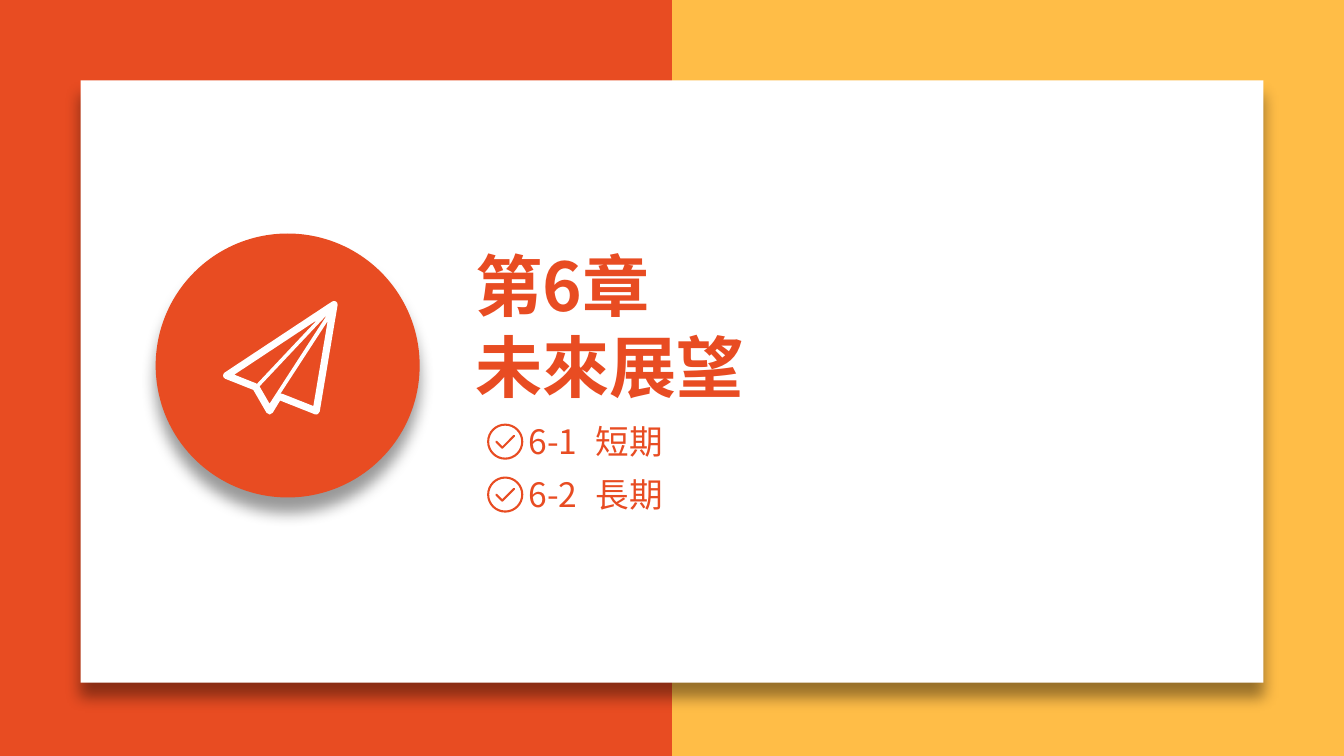
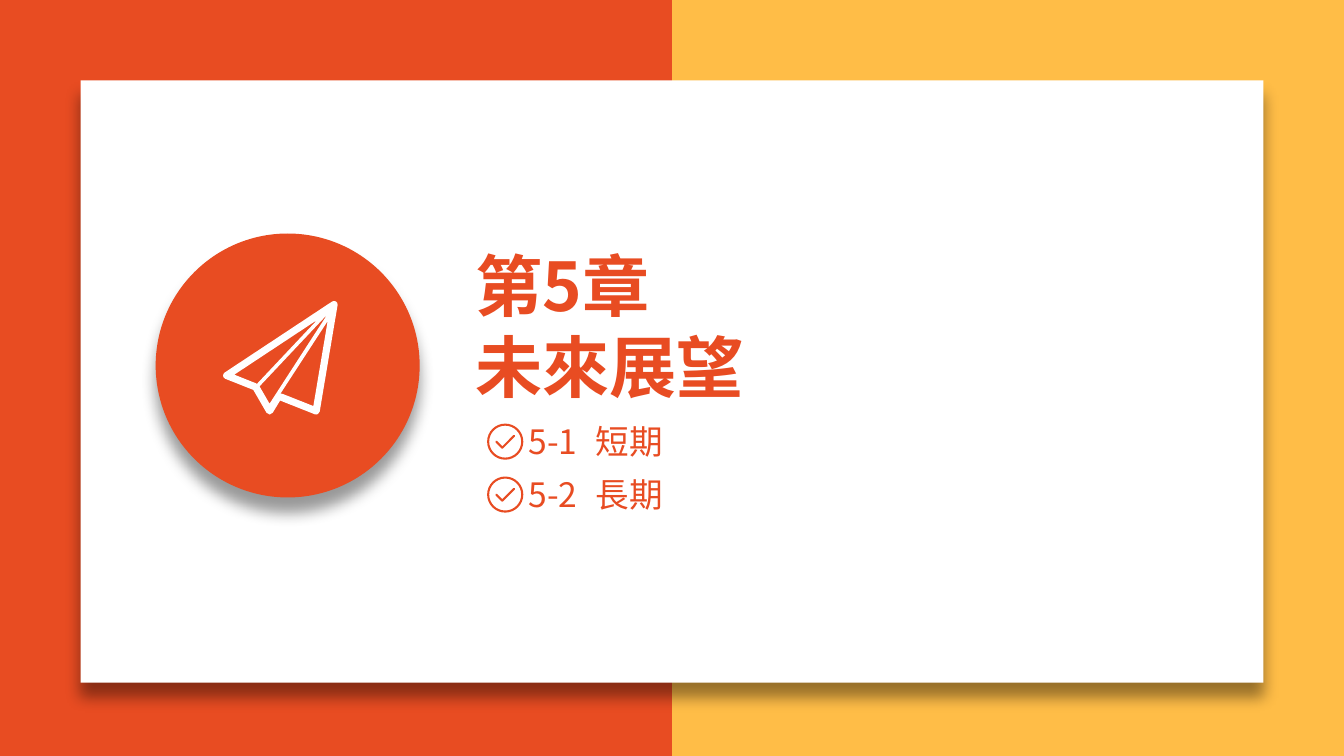
Before and after one commit to N1066442/board-game, a slide deck: slide 22 of 第109408組-AOWU桌遊GO-ppt.pptx (slide 18 before the commit). Drawn at 1344x756 pixels with LibreOffice and Linux fonts; fonts in the diff are those of the drawing. Boxes give left, top, right and bottom in pixels: in the first picture for what was removed or moved away, otherwise in the second. Text is boxed around its words. In the diff, an @@ line names an element or a change of style, - is before the commit and + after.

```diff
--- a/第109408組-AOWU桌遊GO-ppt.pptx
+++ b/第109408組-AOWU桌遊GO-ppt.pptx
@@ text at (475,253,649,317): text changed @@
-第6章
+第5章
@@ text at (528,426,663,457): text changed @@
-6-1 短期
+5-1 短期
@@ text at (528,479,663,510): text changed @@
-6-2 長期
+5-2 長期
```
Also in this commit, not shown: 5 other slides changed, 8 slides added, 1 slide removed, 3 other files.
